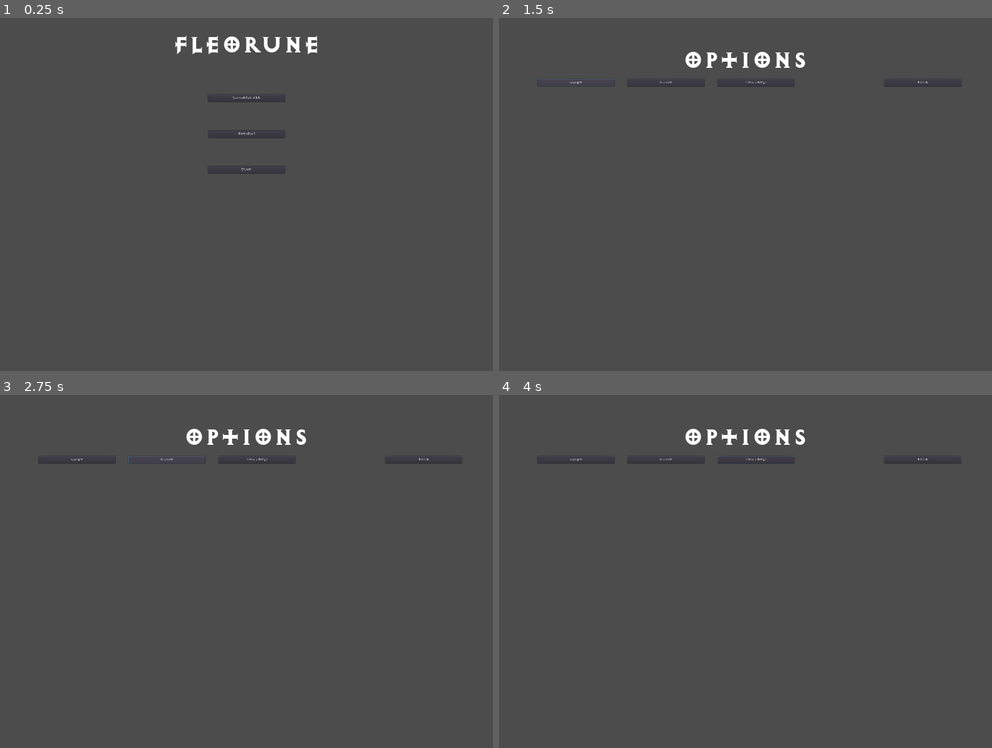
Above: before the commit, frames 1-4 (two rows, left to right).
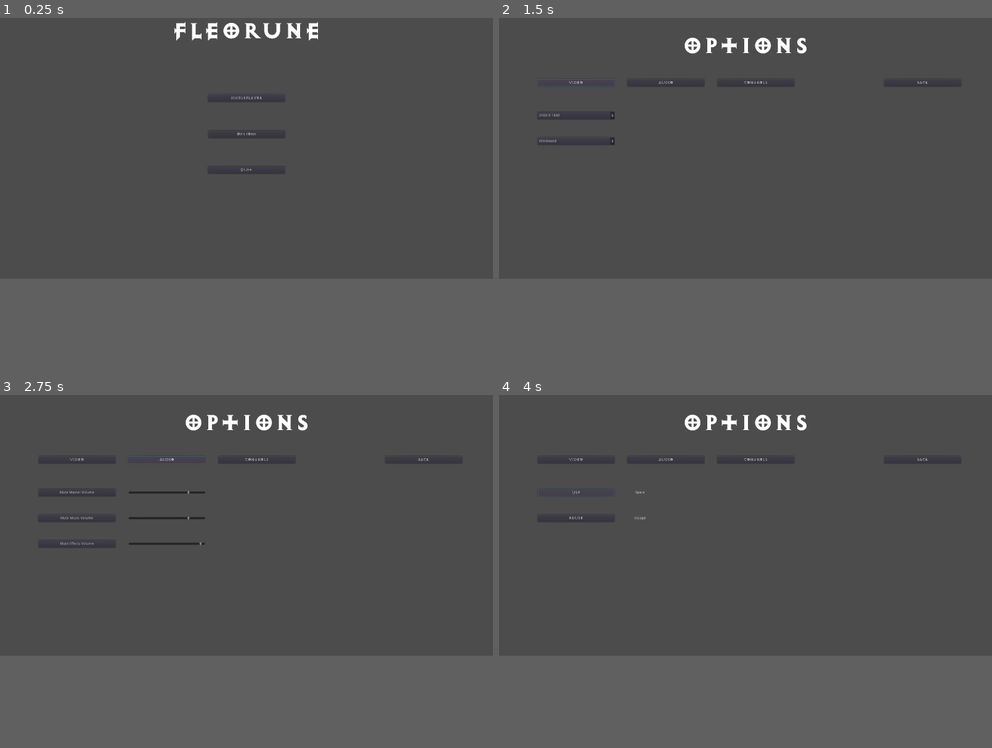
Above: after the commit, the same moments.

Repository: h19mili/Projekt_Fleorune.VM
Game: Godot game, scene res://Scenes/Menu/Main.tscn
Two runs of this game, one before a commit and one after it. Both use one fixed random seed, a clock stepped at 60 frames per second and the inputs below.
Inputs (mouse positions are in pixels of both pictures, inside the frame that each line leads up to):
- Up to frame 1 (0.25 s): no input
- Up to frame 2 (1.5 s): click "Options" at 0.5 s; click "Video" at 1.25 s
- Up to frame 3 (2.75 s): click "Audio" at 2 s
- Up to frame 4 (4 s): click "Controls" at 2.75 s; click (577, 529) at 3.5 s, where only the run after the commit has a clickable "Use"
The window is 800x600 before the commit and 800x450 after it. Grey fills any space a smaller window leaves; there, only what the larger window draws over its background counts as a difference.

The runs differ from the first frame. In frame 1, 1.3% of the frame differs, in the area x 35-65%, y 1-44%; in frame 2, 1.2%; in frame 3, 1.5%, in the area x 8-87%, y 5-43%; in frame 4, 1.1%.

Commit message:
Refined Options

Diff:
--- a/Scenes/Menu/Options.tscn
+++ b/Scenes/Menu/Options.tscn
@@ -15,6 +15,12 @@
 font_data = ExtResource( 3 )
 
 [sub_resource type="DynamicFont" id=4]
+font_data = ExtResource( 3 )
+
+[sub_resource type="DynamicFont" id=5]
+font_data = ExtResource( 3 )
+
+[sub_resource type="DynamicFont" id=6]
 font_data = ExtResource( 3 )
 
 [node name="Options" type="Control"]
@@ -80,3 +86,148 @@
 __meta__ = {
 "_edit_use_anchors_": false
 }
+
+[node name="Options_cntrl_Video" type="Control" parent="."]
+visible = false
+anchor_top = 0.35
+anchor_right = 1.0
+anchor_bottom = 1.0
+
+[node name="btn_Resolution" type="OptionButton" parent="Options_cntrl_Video"]
+margin_left = 150.0
+margin_top = 50.0
+margin_right = 450.0
+margin_bottom = 80.0
+__meta__ = {
+"_edit_use_anchors_": false
+}
+
+[node name="btn_Fullscreen" type="OptionButton" parent="Options_cntrl_Video"]
+margin_left = 150.0
+margin_top = 150.0
+margin_right = 450.0
+margin_bottom = 180.0
+__meta__ = {
+"_edit_use_anchors_": false
+}
+
+[node name="Options_cntrl_Audio" type="Control" parent="."]
+visible = false
+anchor_top = 0.35
+anchor_right = 1.0
+anchor_bottom = 1.0
+
+[node name="bnt_Master_Mute" type="Button" parent="Options_cntrl_Audio"]
+margin_left = 150.0
+margin_top = 50.0
+margin_right = 450.0
+margin_bottom = 80.0
+text = "Mute Master Volume"
+__meta__ = {
+"_edit_use_anchors_": false
+}
+
+[node name="sldr_Master" type="HSlider" parent="Options_cntrl_Audio"]
+margin_left = 500.0
+margin_top = 50.0
+margin_right = 800.0
+margin_bottom = 80.0
+max_value = 2000.0
+__meta__ = {
+"_edit_use_anchors_": false
+}
+
+[node name="bnt_Music_Mute" type="Button" parent="Options_cntrl_Audio"]
+margin_left = 148.665
+margin_top = 150.0
+margin_right = 448.665
+margin_bottom = 180.0
+text = "Mute Music Volume"
+
+[node name="sldr_Music" type="HSlider" parent="Options_cntrl_Audio"]
+margin_left = 500.0
+margin_top = 150.0
+margin_right = 800.0
+margin_bottom = 180.0
+max_value = 2000.0
+__meta__ = {
+"_edit_use_anchors_": false
+}
+
+[node name="bnt_Effects_Mute" type="Button" parent="Options_cntrl_Audio"]
+margin_left = 150.0
+margin_top = 250.0
+margin_right = 450.0
+margin_bottom = 280.0
+text = "Mute Effects Volume"
+
+[node name="sldr_Effects" type="HSlider" parent="Options_cntrl_Audio"]
+margin_left = 500.0
+margin_top = 250.0
+margin_right = 800.0
+margin_bottom = 280.0
+max_value = 2000.0
+
+[node name="Options_cntrl_Controls" type="Control" parent="."]
+anchor_top = 0.35
+anchor_right = 1.0
+anchor_bottom = 1.0
+__meta__ = {
+"_edit_use_anchors_": false
+}
+
+[node name="btn_use" type="Button" parent="Options_cntrl_Controls"]
+margin_left = 151.335
+margin_top = 50.0
+margin_right = 451.335
+margin_bottom = 80.0
+custom_fonts/font = SubResource( 5 )
+text = "Use"
+__meta__ = {
+"_edit_use_anchors_": false
+}
+
+[node name="lbl_use" type="Label" parent="Options_cntrl_Controls"]
+margin_left = 500.0
+margin_top = 50.0
+margin_right = 600.0
+margin_bottom = 80.0
+align = 1
+valign = 1
+__meta__ = {
+"_edit_use_anchors_": false
+}
+
+[node name="btn_pause" type="Button" parent="Options_cntrl_Controls"]
+margin_left = 150.0
+margin_top = 150.0
+margin_right = 450.0
+margin_bottom = 180.0
+custom_fonts/font = SubResource( 6 )
+text = "Pause"
+__meta__ = {
+"_edit_use_anchors_": false
+}
+
+[node name="lbl_pause" type="Label" parent="Options_cntrl_Controls"]
+margin_left = 500.0
+margin_top = 150.0
+margin_right = 600.0
+margin_bottom = 180.0
+align = 1
+valign = 1
+
+[node name="Key" type="Control" parent="Options_cntrl_Controls"]
+visible = false
+anchor_right = 1.0
+anchor_bottom = 1.0
+__meta__ = {
+"_edit_use_anchors_": false
+}
+
+[node name="lbl_name" type="Label" parent="Options_cntrl_Controls/Key"]
+anchor_right = 1.0
+anchor_bottom = 1.0
+text = "Press any Key"
+align = 1
+valign = 1
--- a/Scripts/Menu/Options.gd
+++ b/Scripts/Menu/Options.gd
@@ -1,4 +1,10 @@
 extends Control
+
+var can_select = true
+var select_timer = 5
+
+var sp_pause = false
+var sp_use = false
 
 
 func _ready():
@@ -6,21 +12,205 @@
 	$Options_audio.connect("pressed", self, "Audio")
 	$Options_contorls.connect("pressed", self, "Controls")
 	$Options_back.connect("pressed", self, "Back")
+	$Options_cntrl_Video/btn_Resolution.connect("item_selected", self, "Resolution")
+	$Options_cntrl_Video/btn_Fullscreen.connect("item_selected", self, "Fullscreen")
+	$Options_cntrl_Audio/bnt_Master_Mute.connect("pressed", self, "Mute_Master")
+	$Options_cntrl_Audio/sldr_Master.connect("value_changed", self, "Master_Volume")
+	$Options_cntrl_Audio/bnt_Music_Mute.connect("pressed", self, "Mute_Music")
+	$Options_cntrl_Audio/sldr_Music.connect("value_changed", self, "Music_Volume")
+	$Options_cntrl_Audio/bnt_Effects_Mute.connect("pressed", self, "Mute_Effects")
+	$Options_cntrl_Audio/sldr_Effects.connect("value_changed", self, "Effects_Volume")
+	$Options_cntrl_Controls/btn_use.connect("pressed", self, "Use_Button")
+	$Options_cntrl_Controls/btn_pause.connect("pressed", self, "Pause_Button")
+
+
+	$Options_cntrl_Video/btn_Resolution.add_item("800 X 600", 0)
+	$Options_cntrl_Video/btn_Resolution.add_item("1920 X 1080", 1)
+	$Options_cntrl_Video/btn_Resolution.add_item("2560 X 1440", 2)
+
+	if(Options.res_width == 800 and Options.res_height == 600):
+		$Options_cntrl_Video/btn_Resolution.select(0)
+	elif(Options.res_width == 1920 and Options.res_height == 1080):
+		$Options_cntrl_Video/btn_Resolution.select(1)
+	elif(Options.res_width == 2560 and Options.res_height == 1440):
+		$Options_cntrl_Video/btn_Resolution.select(2)
+
+	$Options_cntrl_Video/btn_Fullscreen.add_item("Fullscreen", 0)
+	$Options_cntrl_Video/btn_Fullscreen.add_item("Windowed", 1)
+
+	if(Options.fullscreen == true):
+		$Options_cntrl_Video/btn_Fullscreen.select(0)
+	elif(Options.fullscreen == false):
+		$Options_cntrl_Video/btn_Fullscreen.select(1)
+
+
+	$Options_cntrl_Audio/sldr_Master.set_value(Options.Master_Volume)
+	$Options_cntrl_Audio/sldr_Music.set_value(Options.Music_Volume)
+	$Options_cntrl_Audio/sldr_Effects.set_value(Options.Effects_Volume)
+
+
+
+
+	pass
+
+
+func _process(delta):
+
+	if(select_timer > 0):
+		select_timer -= 1
+		can_select = false
+	else:
+		can_select
+
+	if($Options_cntrl_Controls.is_visible()):
+		$Options_cntrl_Controls/lbl_use.set_text(OS.get_scancode_string(Options.sp_use))
+		$Options_cntrl_Controls/lbl_pause.set_text(OS.get_scancode_string(Options.sp_pause))
+
+
+
+	pass
+
+
+func _input(event):
+
+	if(event is InputEventKey):
+		if(sp_use == true):
+			Options.sp_use = event.scancode
+			sp_use = false
+			select_timer = 5
+			can_select = false
+			$Options_cntrl_Controls/Key.hide()
+
+		if(sp_pause == true):
+			Options.sp_use = event.scancode
+			sp_use = false
+			select_timer = 5
+			can_select = false
+			$Options_cntrl_Controls/Key.hide()
+
 	pass
 
 
 func Video():
+	$Options_cntrl_Video.show()
+	$Options_cntrl_Audio.hide()
+	$Options_cntrl_Controls.hide()
 	pass
 
 
 func Audio():
+	$Options_cntrl_Video.hide()
+	$Options_cntrl_Audio.show()
+	$Options_cntrl_Controls.hide()
 	pass
 
 
 func Controls():
+	$Options_cntrl_Video.hide()
+	$Options_cntrl_Audio.hide()
+	$Options_cntrl_Controls.show()
 	pass
 
 
 func Back():
 	get_tree().change_scene("res://Scenes/Menu/Main.tscn")
 	pass
+
+
+func Resolution(item):
+
+	match item:
+		0:
+			Options.res_width = 800
+			Options.res_height = 600
+			Options.resolution()
+			Options.save_game()
+		1:
+			Options.res_width = 1920
+			Options.res_height = 1080
+			Options.resolution()
+			Options.save_game()
+		2:
+			Options.res_width = 2560
+			Options.res_height = 1440
+			Options.resolution()
+			Options.save_game()
+	pass
+
+
+func Fullscreen(item):
+
+	match item:
+		0:
+			Options.fullscreen = true
+			Options.resolution()
+			Options.save_game()
+		1:
+			Options.fullscreen = false
+			Options.resolution()
+			Options.save_game()
+	pass
+
+
+func Mute_Master():
+	if(Options.Master_Mute == false):
+		Options.Master_Mute = true
+	if(Options.Master_Mute == true):
+		Options.Master_Mute = false
+	Options.choose_music()
+	Options.save_game()
+	pass
+
+
+func Master_Volume(value):
+	Options.Master_Volume = $Options_cntrl_Audio/sldr_Master.get_value()
+	Options.save_game()
+	pass
+
+
+func Mute_Music():
+	if(Options.Music_Mute == false):
+		Options.Music_Mute = true
+	if(Options.Music_Mute == true):
+		Options.Music_Mute = false
+	Options.choose_music()
+	Options.save_game()
+	pass
+
+
+func Music_Volume(value):
+	Options.Music_Volume = $Options_cntrl_Audio/sldr_Music.get_value()
+	Options.save_game()
+	pass
+
+
+func Mute_Effects():
+	if(Options.Effects_Mute == false):
+		Options.Effects_Mute = true
+	if(Options.Effects_Mute == true):
+		Options.Effects_Mute = false
+	Options.choose_music()
+	Options.save_game()
+	pass
+
+
+func Effects_Volume(value):
+	Options.Effects_Volume = $Options_cntrl_Audio/sldr_Effects.get_value()
+	Options.save_game()
+	pass
+
+
+func Use_Button():
+	if(can_select == true):
+		sp_use = true
+		$Options_cntrl_Controls/Key.show()
+
+	pass
+
+
+func Pause_Button():
+	if(can_select == true):
+		sp_pause = true
+		$Options_cntrl_Controls/Key.show()
+
+	pass
--- a/save.json
+++ b/save.json
@@ -1 +1 @@
-{"Effects_Mute":false,"Effects_Volume":2000,"Master_Mute":false,"Master_Volume":2000,"Music_Mute":false,"Music_Volume":2000,"fullscreen":false,"resolution":{"height":600,"width":800},"sp_pause":16777217,"sp_use":32}
+{"Effects_Mute":false,"Effects_Volume":1923,"Master_Mute":false,"Master_Volume":1597,"Music_Mute":false,"Music_Volume":1597,"fullscreen":false,"resolution":{"height":1440,"width":2560},"sp_pause":16777217,"sp_use":32}
Not shown: 1 places in Scenes/Menu/Options.tscn that only renumber resources
